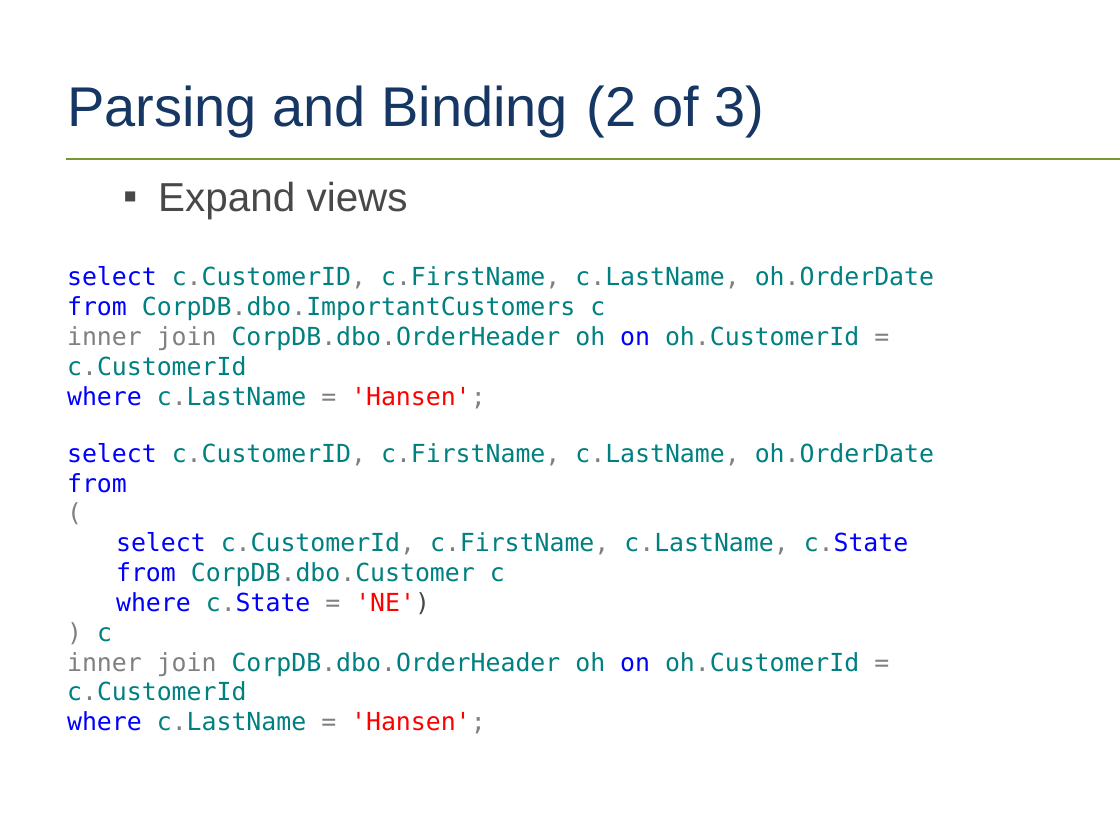
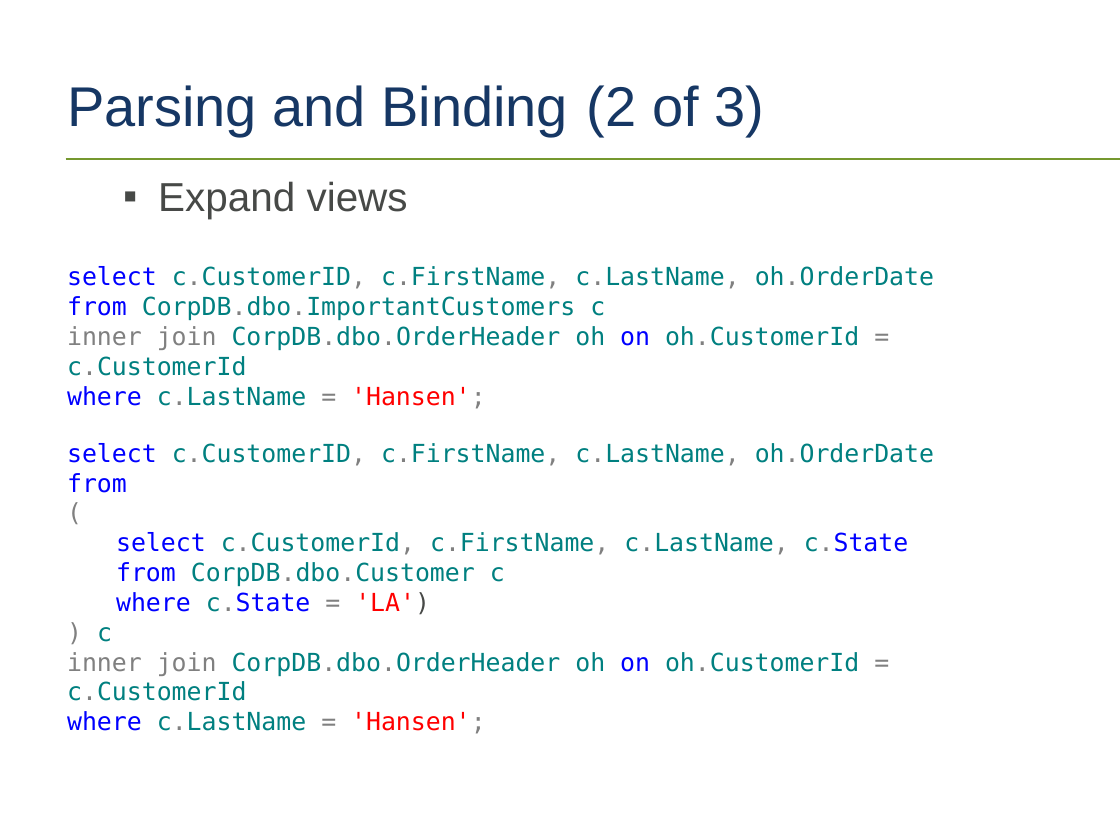
Before and after one commit to tf3604/OptimizerPresentation, a slide deck: slide 27 of Optimizer.pptx. Drawn at 1120x840 pixels with LibreOffice and Linux fonts; fonts in the diff are those of the drawing; background and template pictures are left out. Boxes give left, top, right and bottom in pixels: in the first picture for what was removed or moved away, otherwise in the second. Text is boxed around its words. In the diff, an @@ line names an element or a change of style, - is before the commit and + after.

```diff
--- a/Optimizer.pptx
+++ b/Optimizer.pptx
@@ text at [116,592,430,615]: text changed @@
-  where c.State = 'NE')
+  where c.State = 'LA')
```
Also in this commit, not shown: 14 other slides changed.
